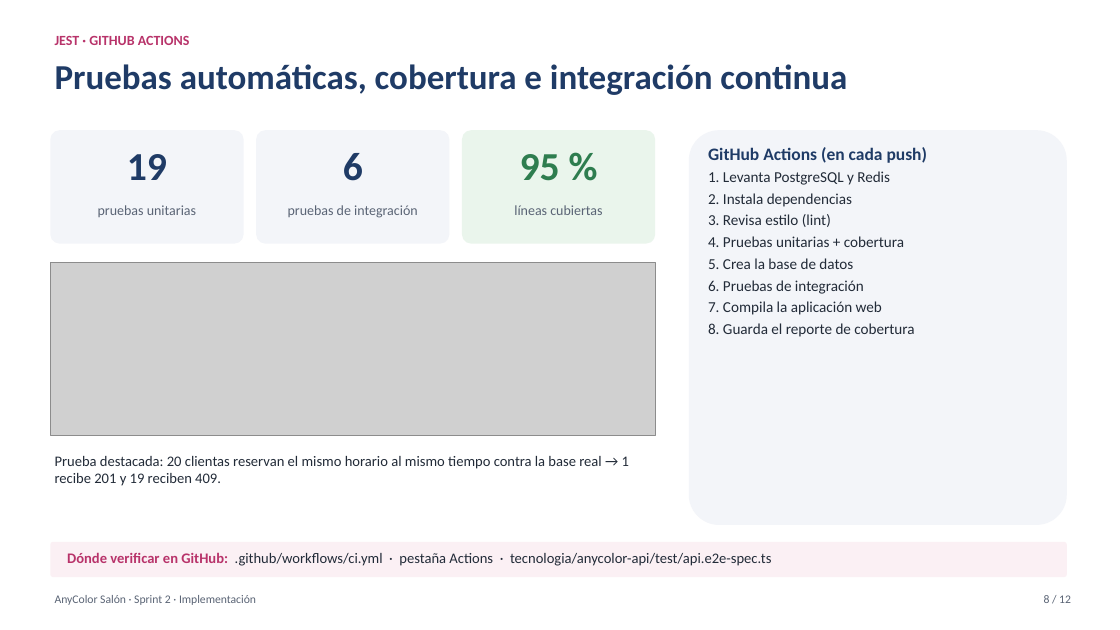
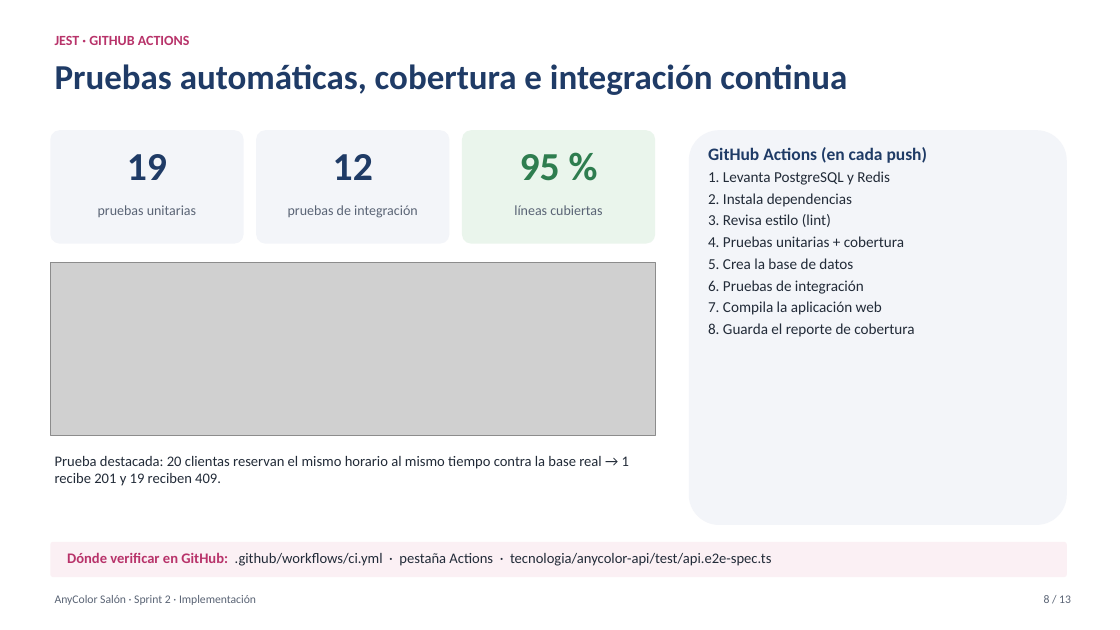
Before and after one commit to RodrigoCayllahua/AnyColor-arquitSoft-02-Andy-Conde, a slide deck: slide 8 of presentacion/AnyColor-Salon-Sprint2.pptx. Drawn at 1120x630 pixels with LibreOffice and Linux fonts; fonts in the diff are those of the drawing; grey boxes stand for pictures. Boxes give left, top, right and bottom in pixels: in the first picture for what was removed or moved away, otherwise in the second. Text is boxed around its words. In the diff, an @@ line names an element or a change of style, - is before the commit and + after.

```diff
--- a/presentacion/AnyColor-Salon-Sprint2.pptx
+++ b/presentacion/AnyColor-Salon-Sprint2.pptx
@@ text at box(333, 154, 373, 180): text changed @@
-6
+12
```
Also in this commit, not shown: 10 other slides changed, 1 slide added.
